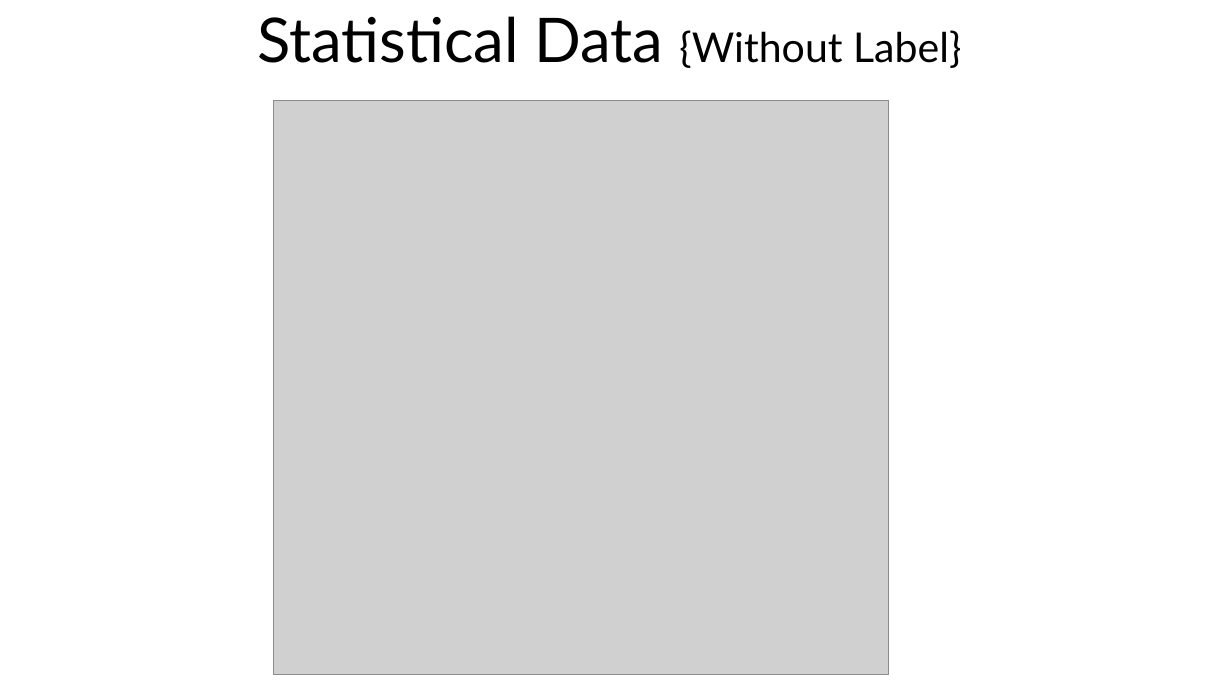
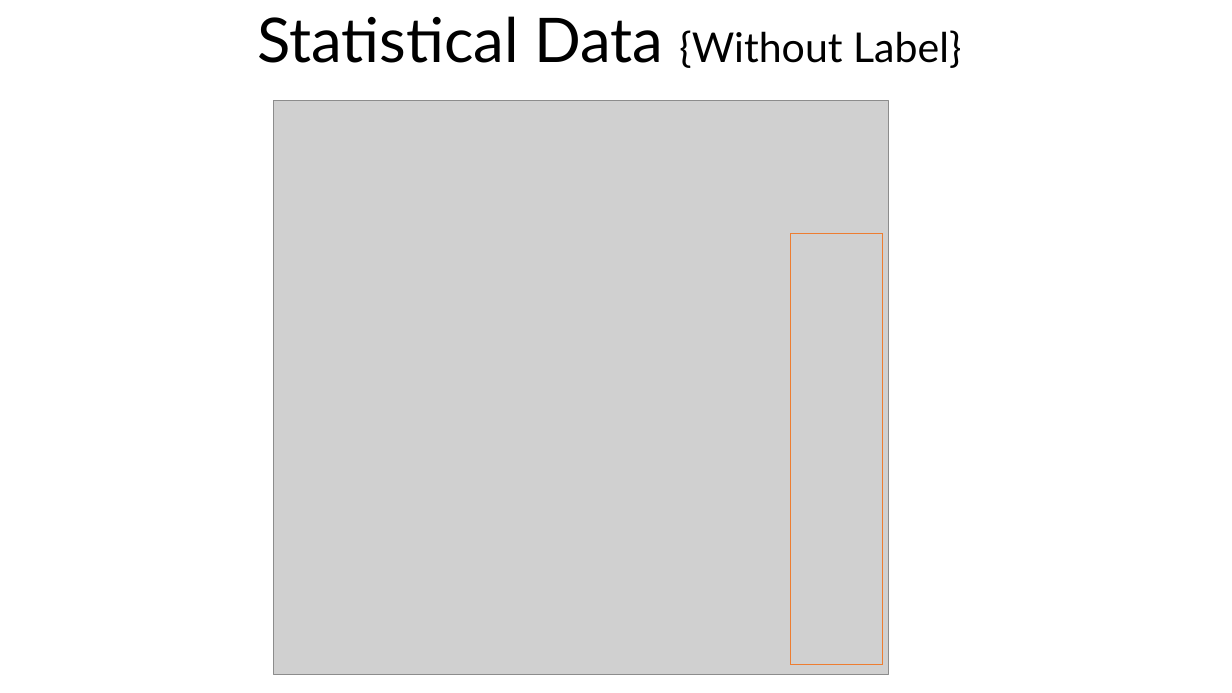
Before and after one commit to Akubue4U/PyProjects, a slide deck: slide 14 of MyBDAThesis/Akubue Simon - Thesis Presentation.pptx. Drawn at 1232x693 pixels with LibreOffice and Linux fonts; fonts in the diff are those of the drawing; grey boxes stand for pictures. Boxes give left, top, right and bottom in pixels: in the first picture for what was removed or moved away, otherwise in the second. Text is boxed around its words. In the diff, an @@ line names an element or a change of style, - is before the commit and + after.

```diff
--- a/MyBDAThesis/Akubue Simon - Thesis Presentation.pptx
+++ b/MyBDAThesis/Akubue Simon - Thesis Presentation.pptx
@@ rectangle added at (x1=791, y1=234, x2=884, y2=665), outline #ED7D31 1 pt @@
```
Also in this commit, not shown: 3 other slides changed, 1 slide added, 2 other files.
